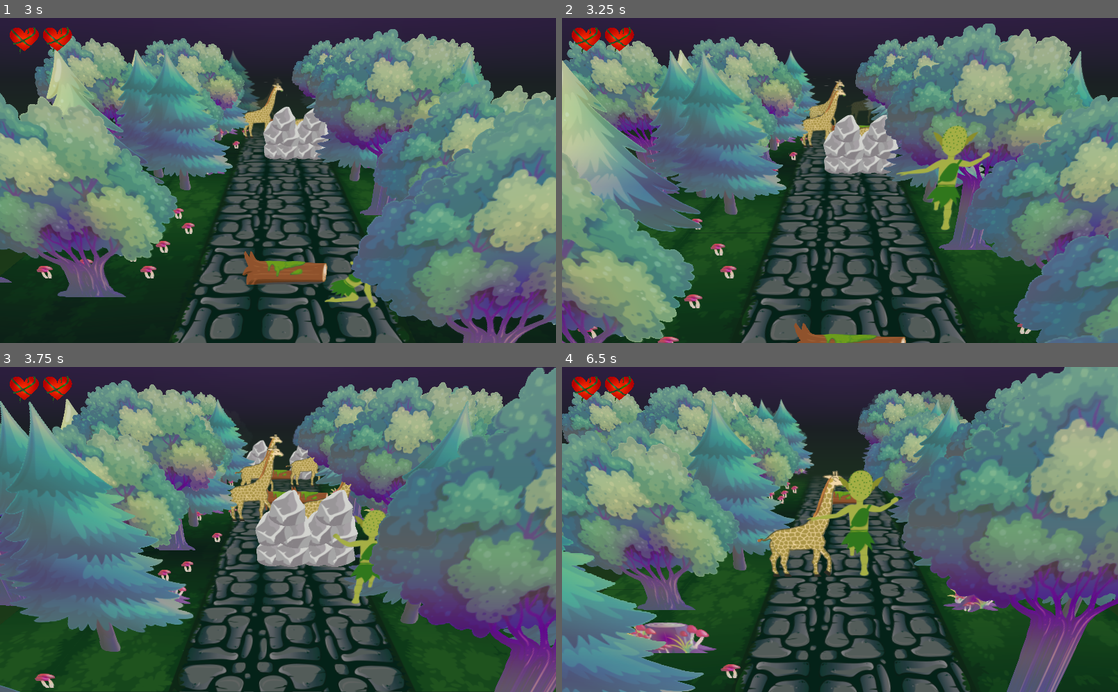
Above: before the commit, frames 1-4 (two rows, left to right).
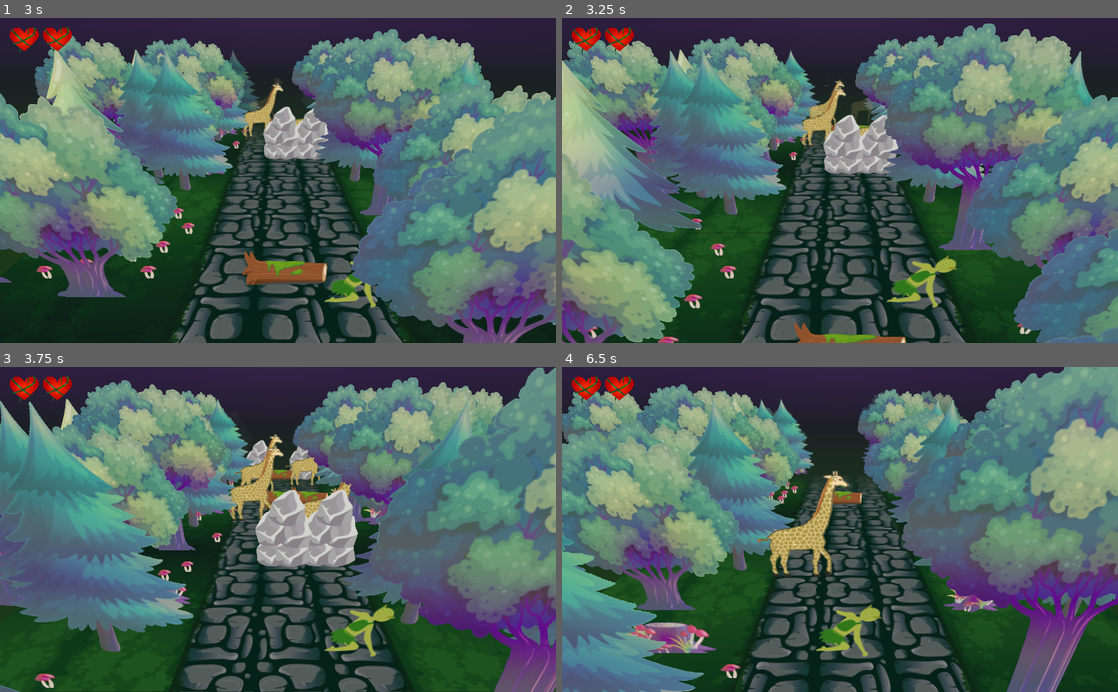
Above: after the commit, the same moments.

Repository: RafaelKuhn/globin
Game: Godot game, scene res://Menu.tscn
The game is run twice, just before and just after one commit, with the same random seed, the same clock (stepped at 60 frames per second) and the same inputs.
Inputs (mouse positions are in pixels of both pictures, inside the frame that each line leads up to):
- Up to frame 1 (3 s): click (289, 252) at 0.5 s; tap Enter (ui_accept) at 1.25, 1.52, 2.27 s; tap A (A_key) at 1.35 s; tap D (D_key) at 1.55, 2.1 s; tap S (S_key) at 2.3, 2.85 s
- Up to frame 2 (3.25 s): tap W (W_key) at 3.05 s
- Up to frame 3 (3.75 s): tap W (W_key) at 3.6 s
- Up to frame 4 (6.5 s): tap Enter (ui_accept) at 3.77, 4.52, 5.27 s; tap A (A_key) at 3.8, 4.35 s; tap D (D_key) at 4.55, 5.1 s; tap S (S_key) at 5.3, 5.85 s; tap W (W_key) at 6.05 s

Frame 1 is identical in both runs. In frame 2, 2.1% of the frame differs, in the area x 58-77%, y 32-90%; in frame 3, 1.6%; in frame 4, 2.1%, in the area x 44-61%, y 31-90%.

Commit message:
feature: camera script view bobbing when taking damage

Diff:
--- a/Game.tscn
+++ b/Game.tscn
@@ -1,8 +1,9 @@
-[gd_scene load_steps=10 format=2]
+[gd_scene load_steps=11 format=2]
 
 [ext_resource path="res://player/player.tscn" type="PackedScene" id=1]
 [ext_resource path="res://obstacles/Toco.tscn" type="PackedScene" id=2]
 [ext_resource path="res://map/Map.tscn" type="PackedScene" id=3]
+[ext_resource path="res://player/camera.gd" type="Script" id=4]
 [ext_resource path="res://obstacles/Preda.tscn" type="PackedScene" id=5]
 [ext_resource path="res://obstacles/Gifa.tscn" type="PackedScene" id=6]
 [ext_resource path="res://hp/hp.gd" type="Script" id=7]
@@ -36,6 +37,7 @@
 environment = SubResource( 1 )
 fov = 60.0
 size = 2.0
+script = ExtResource( 4 )
 __meta__ = {
 "_editor_description_": "
 
@@ -576,4 +578,5 @@
 [connection signal="on_any_collision" from="Obstacles/Win" to="Player" method="_on_any_obstacle_z_collision"]
 [connection signal="on_any_collision" from="Obstacles/Win2" to="Player" method="_on_any_obstacle_z_collision"]
 [connection signal="on_any_collision" from="Obstacles/Win3" to="Player" method="_on_any_obstacle_z_collision"]
+[connection signal="needs_to_shake_camera" from="UI/HP" to="Camera" method="_on_HP_needs_to_shake_camera"]
 [connection signal="timeout" from="UI/HP/HP Regen Timer" to="UI/HP" method="_on_HP_Regen_Timer_timeout"]
--- a/hp/hp.gd
+++ b/hp/hp.gd
@@ -1,4 +1,8 @@
 extends Node2D
+
+signal needs_to_shake_camera()
+
+const Global = preload("res://global.gd")
 
 const NodeHP = preload("res://hp/vida.tscn")
 const NodeBlinkingHP = preload("res://hp/vida-piscando.tscn")
@@ -10,7 +14,6 @@
 var instanced_hp_sprites := []
 var current_hp := MAX_HP
 
-const Global = preload("res://global.gd")
 
 ##################### callbacks #####################
 func _ready() -> void:
@@ -18,6 +21,8 @@
 
 func _on_Player_damage_taken():
 	decrement_health()
+	emit_signal("needs_to_shake_camera")
+
 
 ##################### HP #####################
 func decrement_health() -> void:
--- /dev/null
+++ b/player/camera.gd
@@ -0,0 +1,28 @@
+extends Camera
+
+const SHAKE_DURATION := 0.1
+onready var start_translation := translation
+
+var shake_timeout := SHAKE_DURATION
+var is_shaking := false
+
+
+func _process(delta):
+	translation = start_translation
+	if is_shaking:
+		shake()
+		shake_timeout -= delta
+		if shake_timeout <= 0.0:
+			is_shaking = false
+
+func _on_HP_needs_to_shake_camera():
+	reset_shake_timeout()
+	is_shaking = true
+
+
+func reset_shake_timeout():
+	shake_timeout = SHAKE_DURATION
+
+func shake():
+	translation.x += rand_range(-0.5, 0.5)
+	translation.y += rand_range(-0.5, 0.5)
--- a/player/player.gd
+++ b/player/player.gd
@@ -9,9 +9,10 @@
 
 # constantes
 const lane_switch_duration := 0.3
-const lane_switch_cooldown := 0.2
-const jump_delay := 0.75
-const rolling_delay := 0.7
+const minimum_percentage_to_lane_switch_again := 0.35
+
+const rolling_duration := 1.7
+const jump_duration := 0.75
 const jump_height := 1.5
 
 const lane_switch_allowed_collision_gap := 0.7
@@ -57,13 +58,13 @@
 	if vertical_state != VerticalState.DEFAULT:
 		return
 	vertical_state = VerticalState.JUMPING
-	$JumpTimer.start(jump_delay)
+	$JumpTimer.start(jump_duration)
 
 func try_rolling() -> void:
 	if vertical_state != VerticalState.DEFAULT:
 		return
 	vertical_state = VerticalState.ROLLING
-	$JumpTimer.start(rolling_delay)
+	$JumpTimer.start(rolling_duration)
 
 func _on_JumpTimer_timeout() -> void:
 	vertical_state = VerticalState.DEFAULT
@@ -71,7 +72,7 @@
 
 ##################### movimento horizontal #####################
 func try_switching_right() -> void:
-	if lane_switch_progress < (lane_switch_cooldown / lane_switch_duration):
+	if lane_switch_progress < minimum_percentage_to_lane_switch_again:
 		return
 	if lane == 3:
 		return
@@ -81,7 +82,7 @@
 	$LaneTimer.start(lane_switch_duration)
 
 func try_switching_left() -> void:
-	if lane_switch_progress < (lane_switch_cooldown / lane_switch_duration):
+	if lane_switch_progress < minimum_percentage_to_lane_switch_again:
 		return
 	if lane == 1:
 		return
